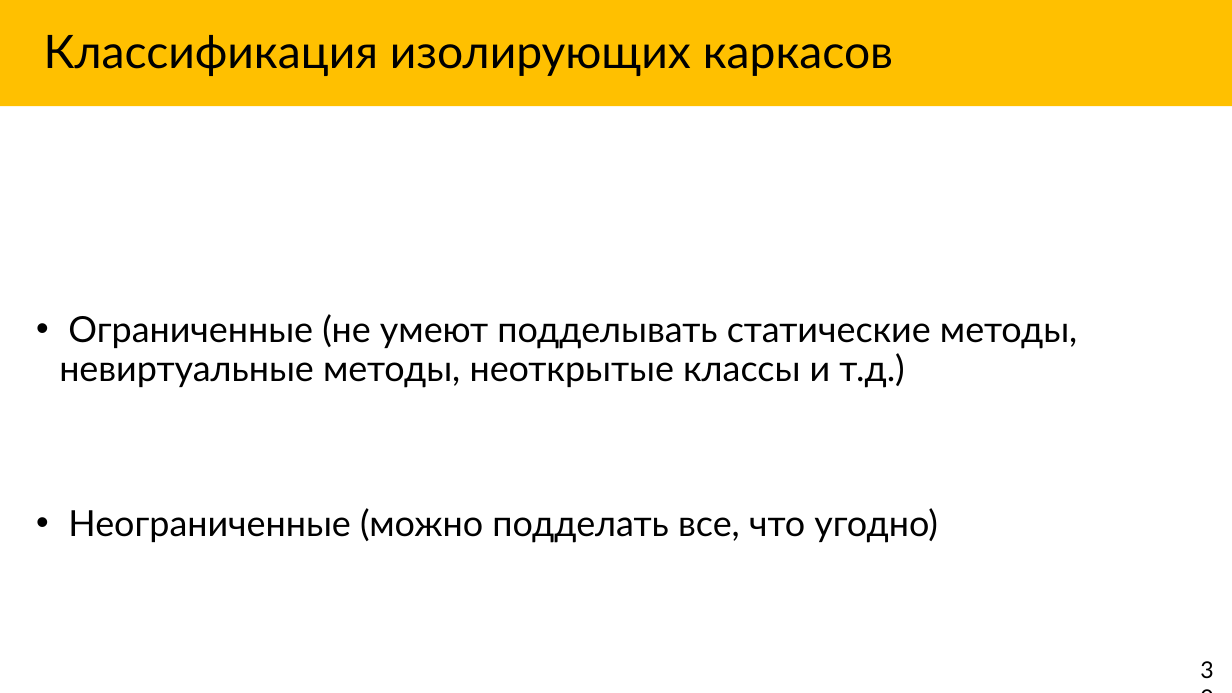
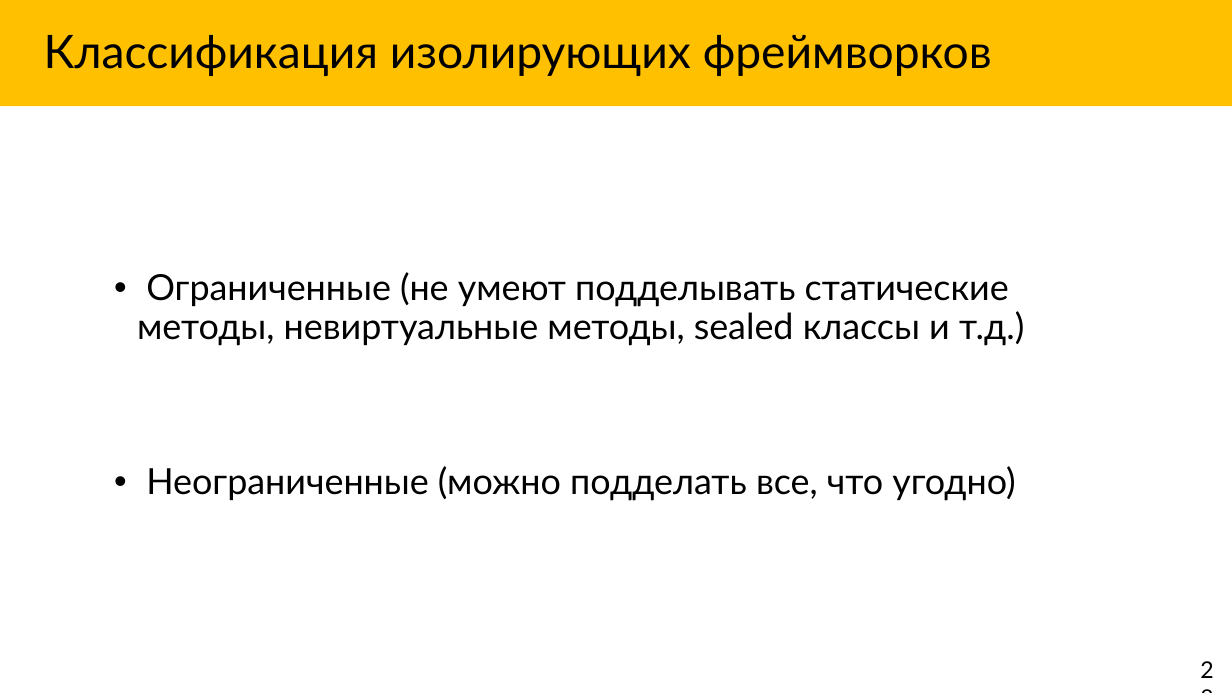
Before and after one commit to Markeli/BugsStrikesBack, a slide deck: slide 28 of docs/Markelow.UnitTests.pptx (slide 31 before the commit). Drawn at 1232x693 pixels with LibreOffice and Linux fonts; fonts in the diff are those of the drawing. Boxes give left, top, right and bottom in pixels: in the first picture for what was removed or moved away, otherwise in the second. Text is boxed around its words. In the diff, an @@ line names an element or a change of style, - is before the commit and + after.

```diff
--- a/docs/Markelow.UnitTests.pptx
+++ b/docs/Markelow.UnitTests.pptx
@@ title at [44,35,992,76]: text changed @@
-Классификация изолирующих каркасов
+Классификация изолирующих фреймворков
@@ text "Ограниченные (не умеют подделывать статические ...": place and size @@
-text "Ограниченные (не умеют подделывать статические ..." at [59,314,1077,543]
+text "Ограниченные (не умеют подделывать статические ..." at [137,272,1024,501]
@@ text at [137,272,1024,346]: text changed @@
-• Ограниченные (не умеют подделывать статические методы, невиртуальные методы, неоткрытые классы и т.д.)
+• Ограниченные (не умеют подделывать статические методы, невиртуальные методы, sealed классы и т.д.)
@@ text at [1191,651,1232,688]: text changed @@
-30
+28
```
Also in this commit, not shown: 26 other slides changed, 7 slides added, 3 slides removed, 10 other files.
